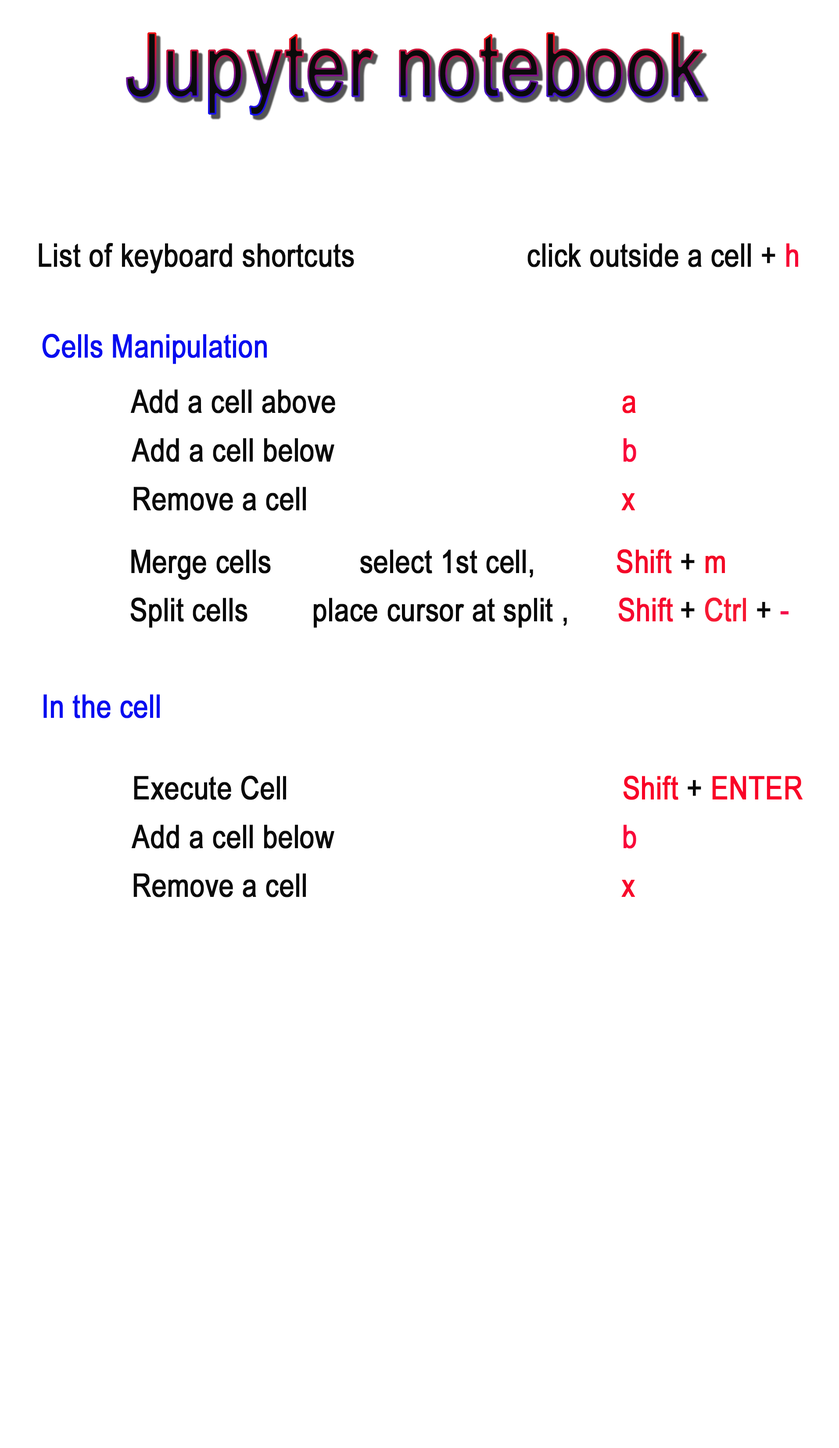
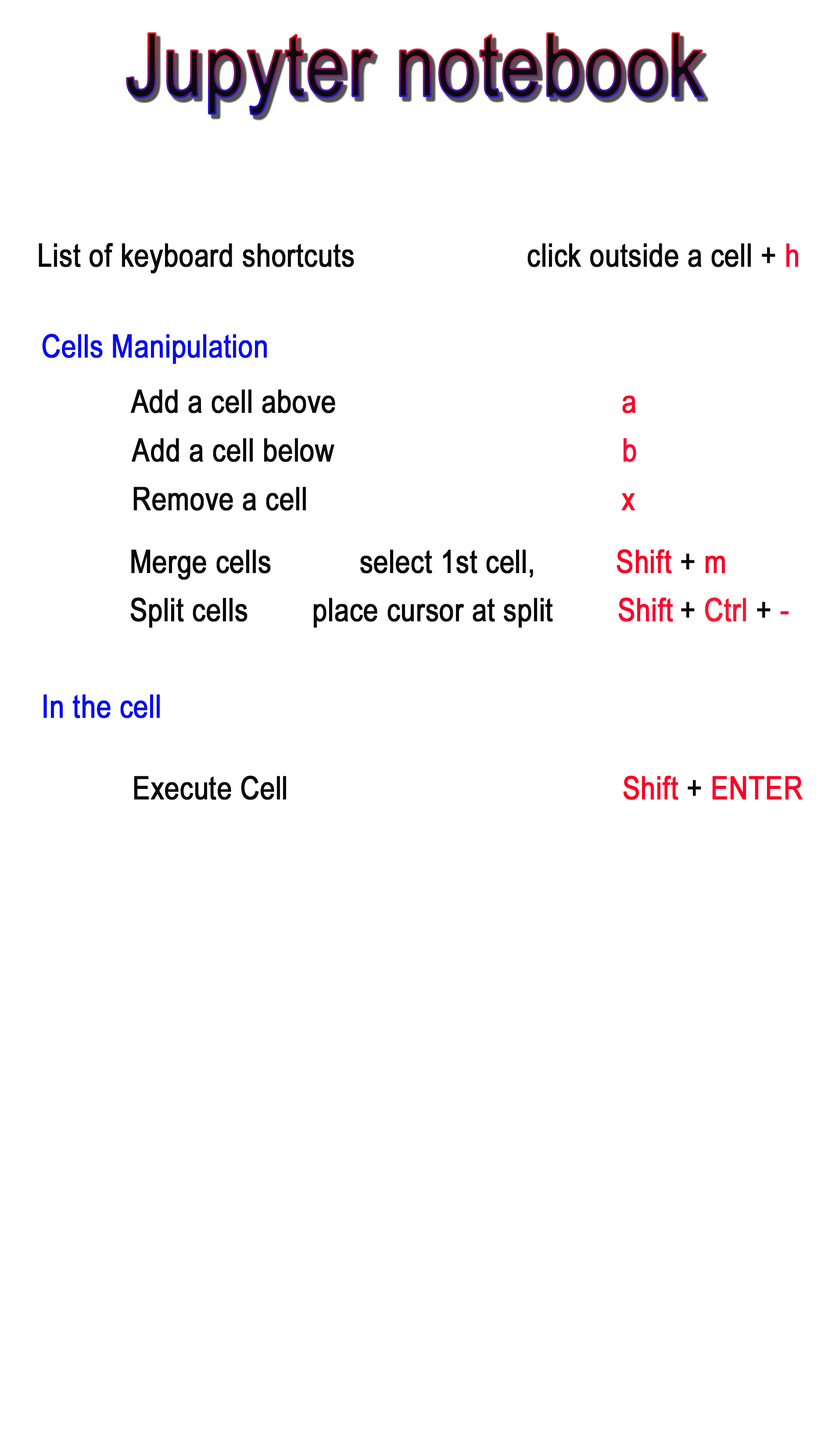
Layer changes from the first 839px x 1448px image to the second:
painted on "Merge cells select 1st cell, Shift + m" over left=563, top=617, right=568, bottom=627
painted on "global shortcuts" (1st of 2) over left=131, top=824, right=637, bottom=898
painted on "Jupyter notebook" over left=216, top=50, right=652, bottom=98
